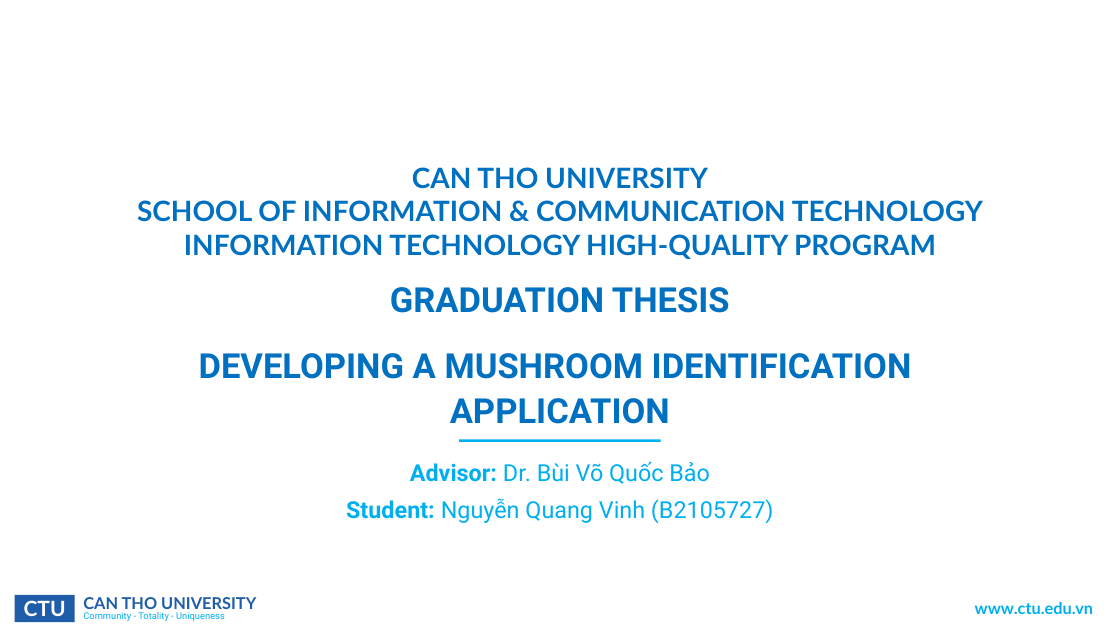
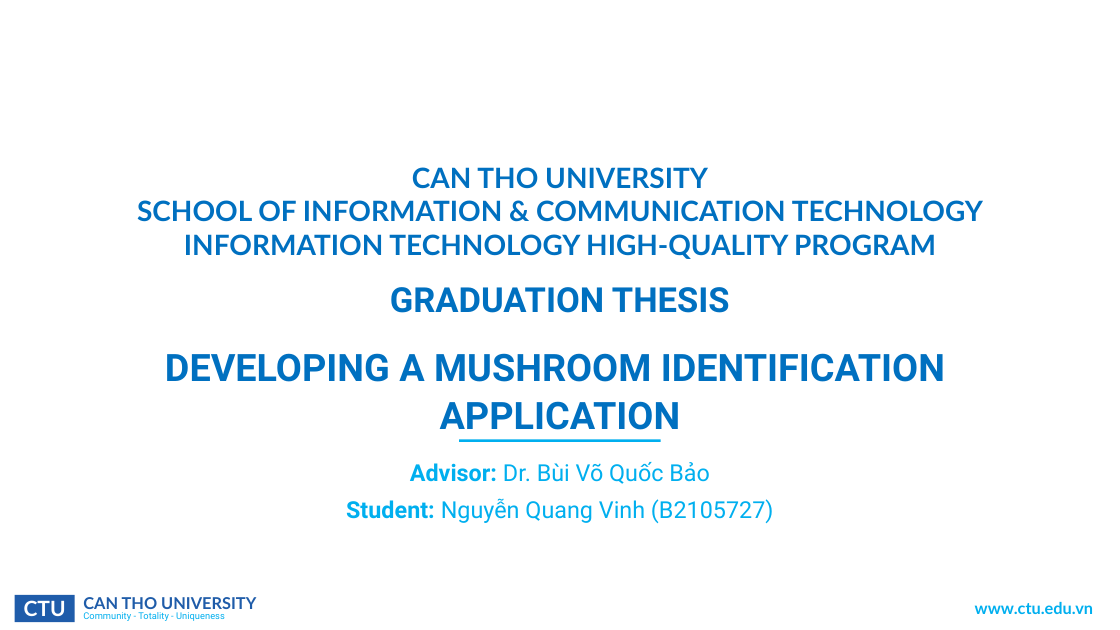
Before and after one commit to CommonHouseCat/fungiscan-mushroom-identifier, a slide deck: slide 1 of Báo cáo/GraduationThesis.pptx. Drawn at 1120x630 pixels with LibreOffice and Linux fonts; fonts in the diff are those of the drawing; background and template pictures are left out. Boxes give left, top, right and bottom in pixels: in the first picture for what was removed or moved away, otherwise in the second. Text is boxed around its words. In the diff, an @@ line names an element or a change of style, - is before the commit and + after.

```diff
--- a/Báo cáo/GraduationThesis.pptx
+++ b/Báo cáo/GraduationThesis.pptx
@@ subtitle at [165, 353, 945, 430]: size 29.6 to 32.4 pt in "DEVELOPING A MUSHROOM IDENTIFICATION", "APPLICATION" @@
```
Also in this commit, not shown: 4 other slides changed.
